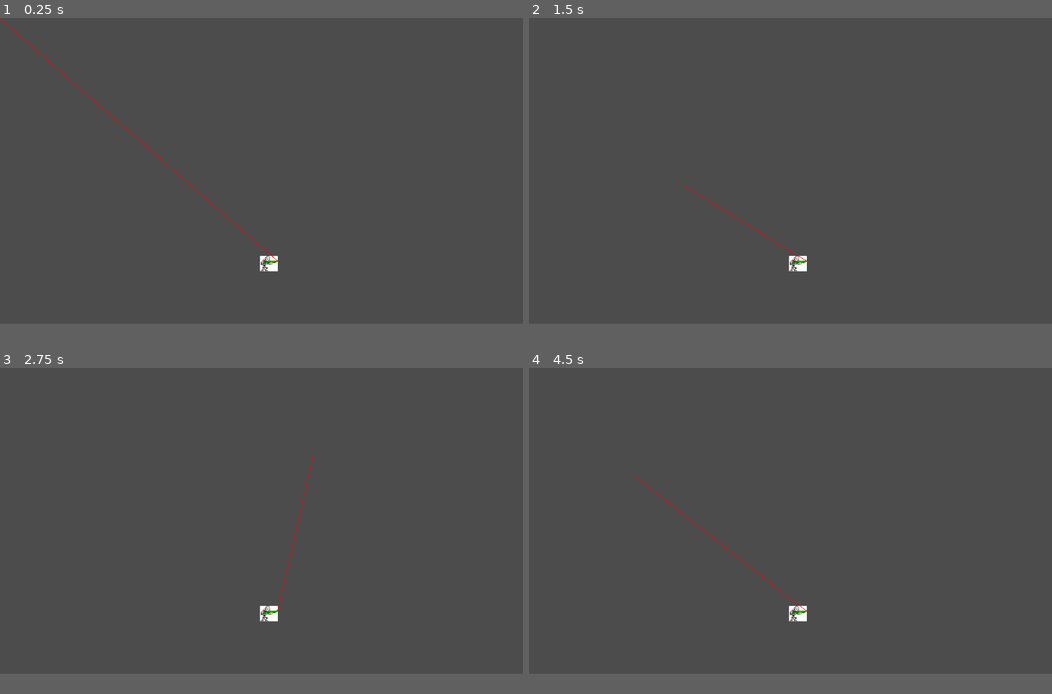
Above: before the commit, frames 1-4 (two rows, left to right).
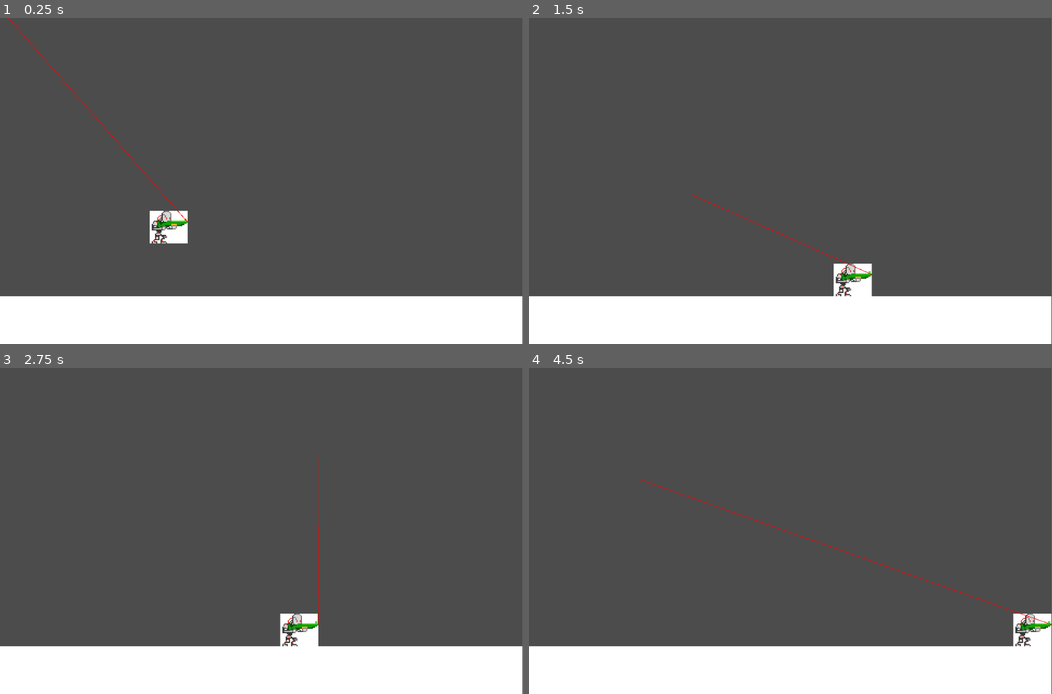
Above: after the commit, the same moments.

Repository: shelsoloa/untitled_robot_shooting_game
Game: Godot game, scene res://scenes/movement_test.tscn
The game is run twice, just before and just after one commit, with the same random seed, the same clock (stepped at 60 frames per second) and the same inputs. The engine's default icon, where the game draws it, is replaced by a stand-in: a white triangle on a blue panel in a dark square.
Inputs (mouse positions are in pixels of both pictures, inside the frame that each line leads up to):
- Up to frame 1 (0.25 s): no input
- Up to frame 2 (1.5 s): move the mouse to (905, 154) at 0.52 s; hold D (ui_right, bound only after the commit) from 0.53 s (still down); move the mouse to (685, 187) at 1.27 s
- Up to frame 3 (2.75 s): move the mouse to (313, 452) at 2.02 s; release D (ui_right, bound only after the commit) at 2.03 s; hold A (ui_left, bound only after the commit) from 2.03 s (still down)
- Up to frame 4 (4.5 s): move the mouse to (764, 583) at 2.77 s; release A (ui_left, bound only after the commit) at 2.78 s; hold D (ui_right, bound only after the commit) 2.78-4.28 s; move the mouse to (947, 566) at 3.52 s; move the mouse to (633, 475) at 4.27 s; hold A (ui_left, bound only after the commit) from 4.28 s (still down)
In our replay, the window is 800x468 before the commit and 799x499 after it. These sizes can differ from the game's own. Grey fills any space a smaller window leaves; there, only what the larger window draws over its background counts as a difference.

The runs differ from the first frame. In frame 1, 9.6% of the frame differs, in the area x 0-100%, y 0-94%; in frame 2, 9.4%; in frame 3, 9.4%; in frame 4, 9.6%, in the area x 0-100%, y 32-94%.

Commit message:
Various minor tweaks
 + Change window size
 + 2x scale sprite
 + Add collider to test scene
 + Tweak spees

Diff:
--- a/project/entities/bullet.gd
+++ b/project/entities/bullet.gd
@@ -1,6 +1,6 @@
 extends Area2D
 
-const SPEED = 750
+const SPEED = 1500
 
 func _physics_process(delta):
 	position += transform.x * SPEED * delta
--- a/project/entities/player/player.gd
+++ b/project/entities/player/player.gd
@@ -6,8 +6,8 @@
 const FLOOR_NORMAL = Vector2(0, -1)
 const MAX_GRAVITY = GRAVITY * 30
 
-const MOVE_SPEED = 180
-const JUMP_FORCE = 450
+const MOVE_SPEED = 300
+const JUMP_FORCE = 600
 
 var facing = Vector2()
 var velocity = Vector2()
--- a/project/entities/player/player.tscn
+++ b/project/entities/player/player.tscn
@@ -5,25 +5,27 @@
 [ext_resource path="res://entities/bullet.tscn" type="PackedScene" id=3]
 
 [sub_resource type="RectangleShape2D" id=1]
-extents = Vector2( 10, 16 )
+extents = Vector2( 18, 30 )
 
 [node name="Player" type="KinematicBody2D"]
 script = ExtResource( 2 )
 Bullet = ExtResource( 3 )
 
+[node name="Sprite" type="Sprite" parent="."]
+scale = Vector2( 2, 2 )
+texture = ExtResource( 1 )
+
 [node name="CollisionShape2D" type="CollisionShape2D" parent="."]
+position = Vector2( -13, 0 )
 shape = SubResource( 1 )
-
-[node name="Sprite" type="Sprite" parent="."]
-position = Vector2( 7, 0 )
-texture = ExtResource( 1 )
 
 [node name="Gun" type="Node2D" parent="."]
 
 [node name="Muzzle" type="Position2D" parent="Gun"]
-position = Vector2( 24, -5 )
+position = Vector2( 35, -10 )
 
 [node name="Sight" type="Line2D" parent="Gun"]
+position = Vector2( 11, -5 )
 points = PoolVector2Array( 24, -5, 24, -5 )
 width = 1.0
 default_color = Color( 1, 0, 0, 1 )
--- a/project/project.godot
+++ b/project/project.godot
@@ -13,6 +13,11 @@
 config/name="shooter"
 run/main_scene="res://scenes/movement_test.tscn"
 config/icon="res://icon.png"
+
+[display]
+
+window/size/width=960
+window/size/resizable=false
 
 [importer_defaults]
 
@@ -39,6 +44,36 @@
 
 [input]
 
+ui_select={
+"deadzone": 0.5,
+"events": [ Object(InputEventKey,"resource_local_to_scene":false,"resource_name":"","device":0,"alt":false,"shift":false,"control":false,"meta":false,"command":false,"pressed":false,"scancode":32,"unicode":0,"echo":false,"script":null)
+ ]
+}
+ui_cancel={
+"deadzone": 0.5,
+"events": [ Object(InputEventKey,"resource_local_to_scene":false,"resource_name":"","device":0,"alt":false,"shift":false,"control":false,"meta":false,"command":false,"pressed":false,"scancode":16777217,"unicode":0,"echo":false,"script":null)
+ ]
+}
+ui_left={
+"deadzone": 0.5,
+"events": [ Object(InputEventKey,"resource_local_to_scene":false,"resource_name":"","device":0,"alt":false,"shift":false,"control":false,"meta":false,"command":false,"pressed":false,"scancode":65,"unicode":0,"echo":false,"script":null)
+ ]
+}
+ui_right={
+"deadzone": 0.5,
+"events": [ Object(InputEventKey,"resource_local_to_scene":false,"resource_name":"","device":0,"alt":false,"shift":false,"control":false,"meta":false,"command":false,"pressed":false,"scancode":68,"unicode":0,"echo":false,"script":null)
+ ]
+}
+ui_up={
+"deadzone": 0.5,
+"events": [ Object(InputEventKey,"resource_local_to_scene":false,"resource_name":"","device":0,"alt":false,"shift":false,"control":false,"meta":false,"command":false,"pressed":false,"scancode":87,"unicode":0,"echo":false,"script":null)
+ ]
+}
+ui_down={
+"deadzone": 0.5,
+"events": [ Object(InputEventKey,"resource_local_to_scene":false,"resource_name":"","device":0,"alt":false,"shift":false,"control":false,"meta":false,"command":false,"pressed":false,"scancode":83,"unicode":0,"echo":false,"script":null)
+ ]
+}
 ui_jump={
 "deadzone": 0.5,
 "events": [ Object(InputEventKey,"resource_local_to_scene":false,"resource_name":"","device":0,"alt":false,"shift":false,"control":false,"meta":false,"command":false,"pressed":false,"scancode":32,"unicode":0,"echo":false,"script":null)
--- a/project/scenes/movement_test.tscn
+++ b/project/scenes/movement_test.tscn
@@ -1,17 +1,17 @@
-[gd_scene load_steps=3 format=2]
+[gd_scene load_steps=2 format=2]
 
 [ext_resource path="res://entities/player/player.tscn" type="PackedScene" id=1]
-
-[sub_resource type="RectangleShape2D" id=1]
-extents = Vector2( 557.988, 10 )
 
 [node name="Node2D" type="Node2D"]
 
 [node name="Player" parent="." instance=ExtResource( 1 )]
-position = Vector2( 519.369, 432.879 )
+position = Vector2( 309.595, 318.457 )
 
-[node name="Area2D" type="StaticBody2D" parent="."]
+[node name="Collider" type="StaticBody2D" parent="."]
+position = Vector2( 0, 512 )
 
-[node name="CollisionShape2D" type="CollisionShape2D" parent="Area2D"]
-position = Vector2( 523.848, 507.812 )
-shape = SubResource( 1 )
+[node name="CollisionPolygon2D" type="CollisionPolygon2D" parent="Collider"]
+polygon = PoolVector2Array( 0, 0, 0, 88, 960, 88, 960, 0 )
+
+[node name="Platform" type="Polygon2D" parent="Collider"]
+polygon = PoolVector2Array( 0, 0, 0, 88, 960, 88, 960, 0 )
